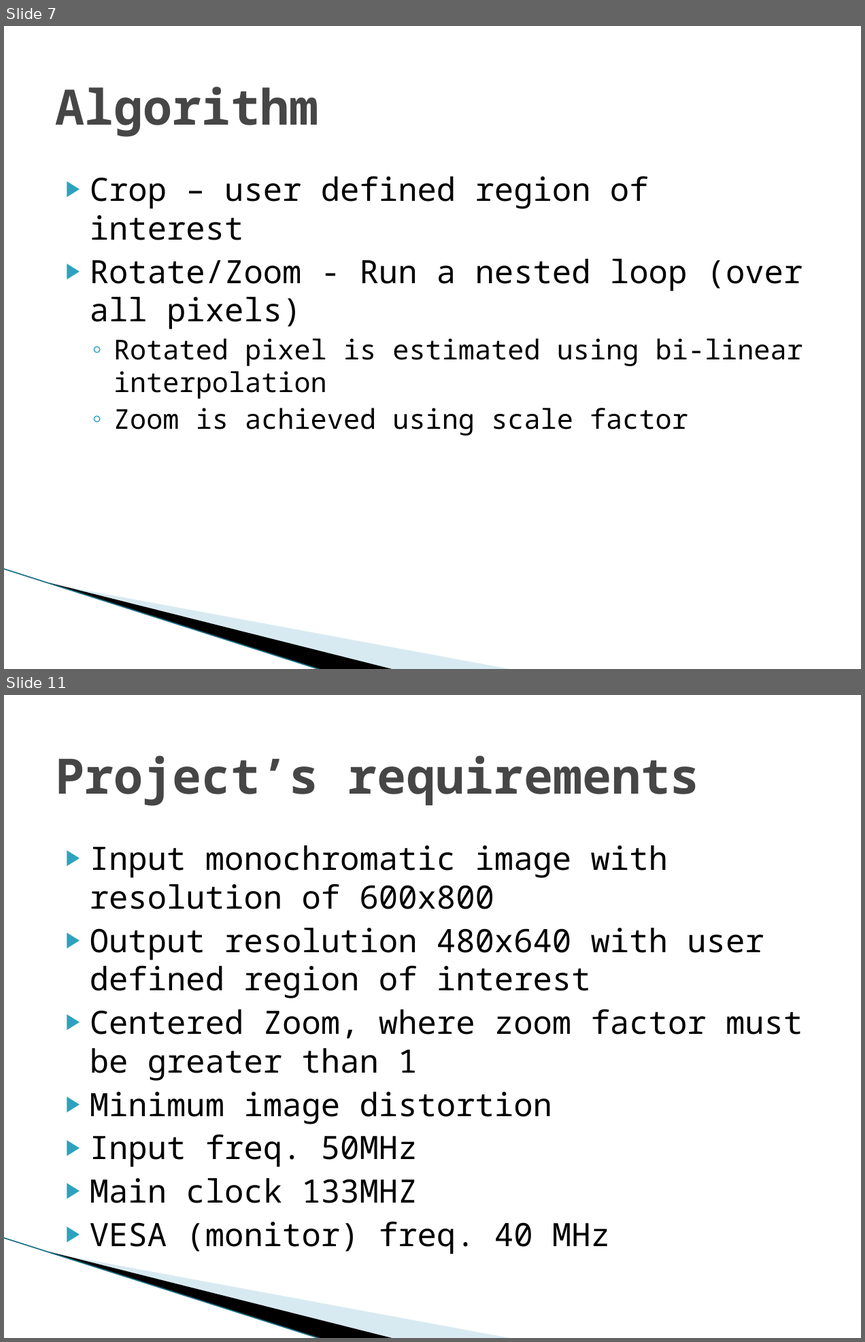
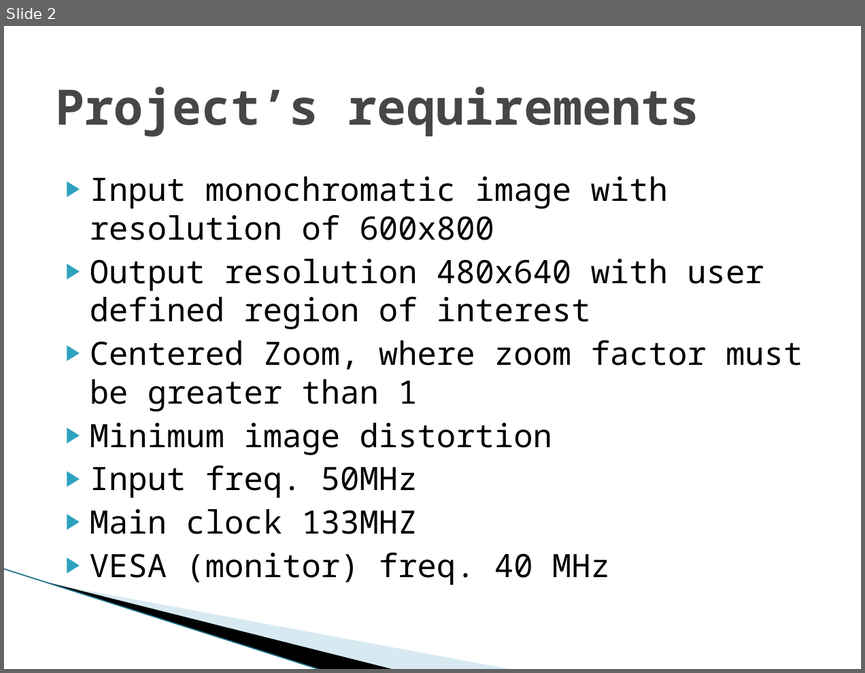
Before and after one commit to shizzz88/image-rotation-technion-ee, a slide deck: Presentation/Mid_Presentation.pptx. Shown one above the other, each under a label of ours: slides 7 and 11 before the commit, slide 2 after it; the slides between them are not shown. The pictures are 865x1342 and 865x673 pixels, drawn with LibreOffice and Linux fonts; fonts in the diff are those of the drawing; background and template pictures are left out. Boxes give left, top, right and bottom in pixels: in the first picture for what was removed or moved away, otherwise in the second. Text is boxed around its words. In the diff, an @@ line names an element or a change of style, - is before the commit and + after.

```diff
--- a/Presentation/Mid_Presentation.pptx
+++ b/Presentation/Mid_Presentation.pptx
@@ slide 7 removed at bbox=[4, 26, 861, 669], background #FFFFFF; not listed: 3 template elements that a slide beside it also shows @@
@@ title removed at bbox=[55, 87, 318, 137] @@
-Algorithm
@@ text removed at bbox=[90, 176, 803, 435] @@
-▶ Crop – user defined region of interest
-▶ Rotate/Zoom - Run a nested loop (over all pixels)
-  ◦ Rotated pixel is estimated using bi-linear interpolation
-  ◦ Zoom is achieved using scale factor
@@ what was slide 11 is now slide 2 @@
```
Also in this commit, not shown: 6 slides changed, 8 slides added, 17 other slides removed, 1 other file.
